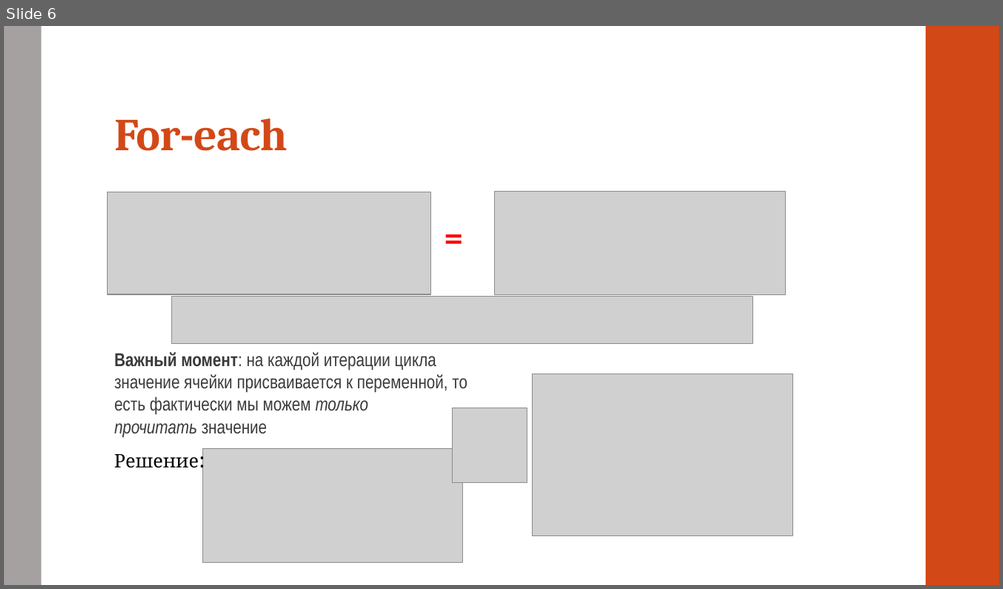
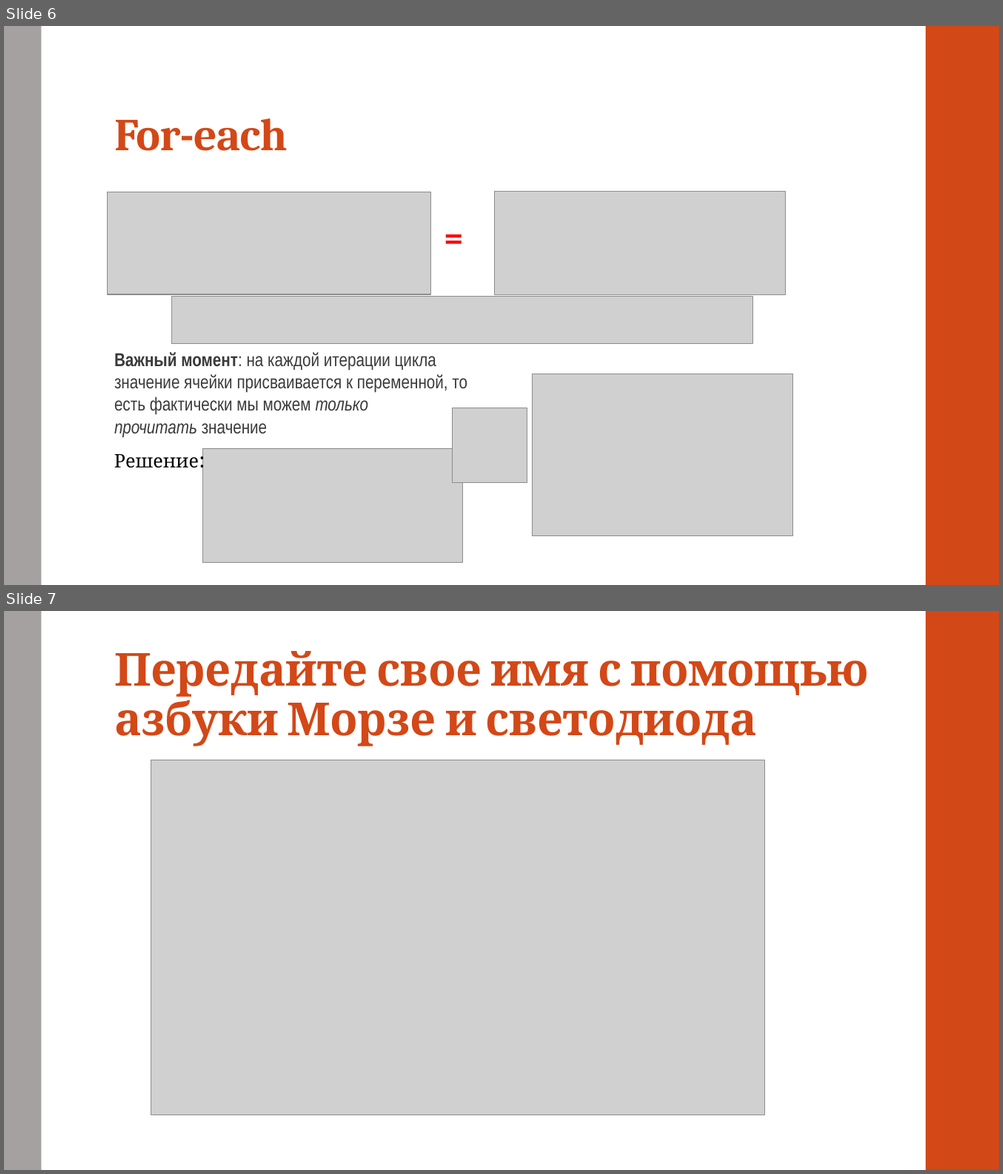
Before and after one commit to elya-tkd-itf/Arduino-lessons, a slide deck: 6) arduino - массивы и пьезоэлемент.pptx. Shown one above the other, each under a label of ours: slide 6 before the commit, slides 6 and 7 after it. The pictures are 1003x589 and 1003x1174 pixels, drawn with LibreOffice and Linux fonts; fonts in the diff are those of the drawing; grey boxes stand for pictures. Boxes give left, top, right and bottom in pixels: in the first picture for what was removed or moved away, otherwise in the second. Text is boxed around its words. In the diff, an @@ line names an element or a change of style, - is before the commit and + after.

```diff
--- a/6) arduino - массивы и пьезоэлемент.pptx
+++ b/6) arduino - массивы и пьезоэлемент.pptx
@@ slide 7 added at <box>4,611,999,1170</box>, background #FFFFFF; not listed: 2 template elements that a slide beside it also shows @@
@@ title added at <box>114,651,869,746</box>, 44 pt, text #D34817, bold @@
+Передайте свое имя с помощью азбуки Морзе и светодиода
@@ picture added at <box>151,760,765,1116</box> @@
```
Also in this commit, not shown: 1 slide removed.
